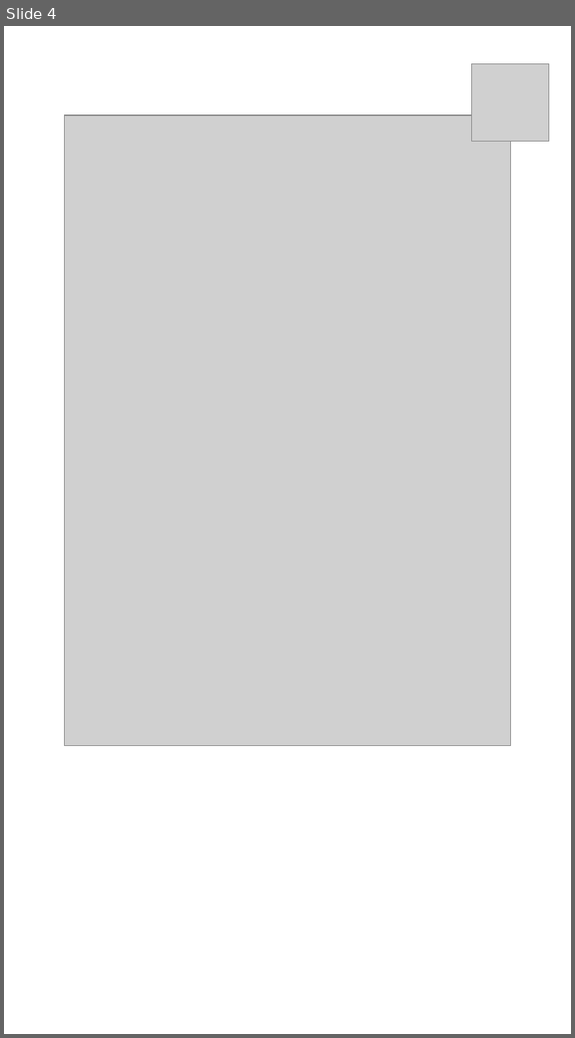
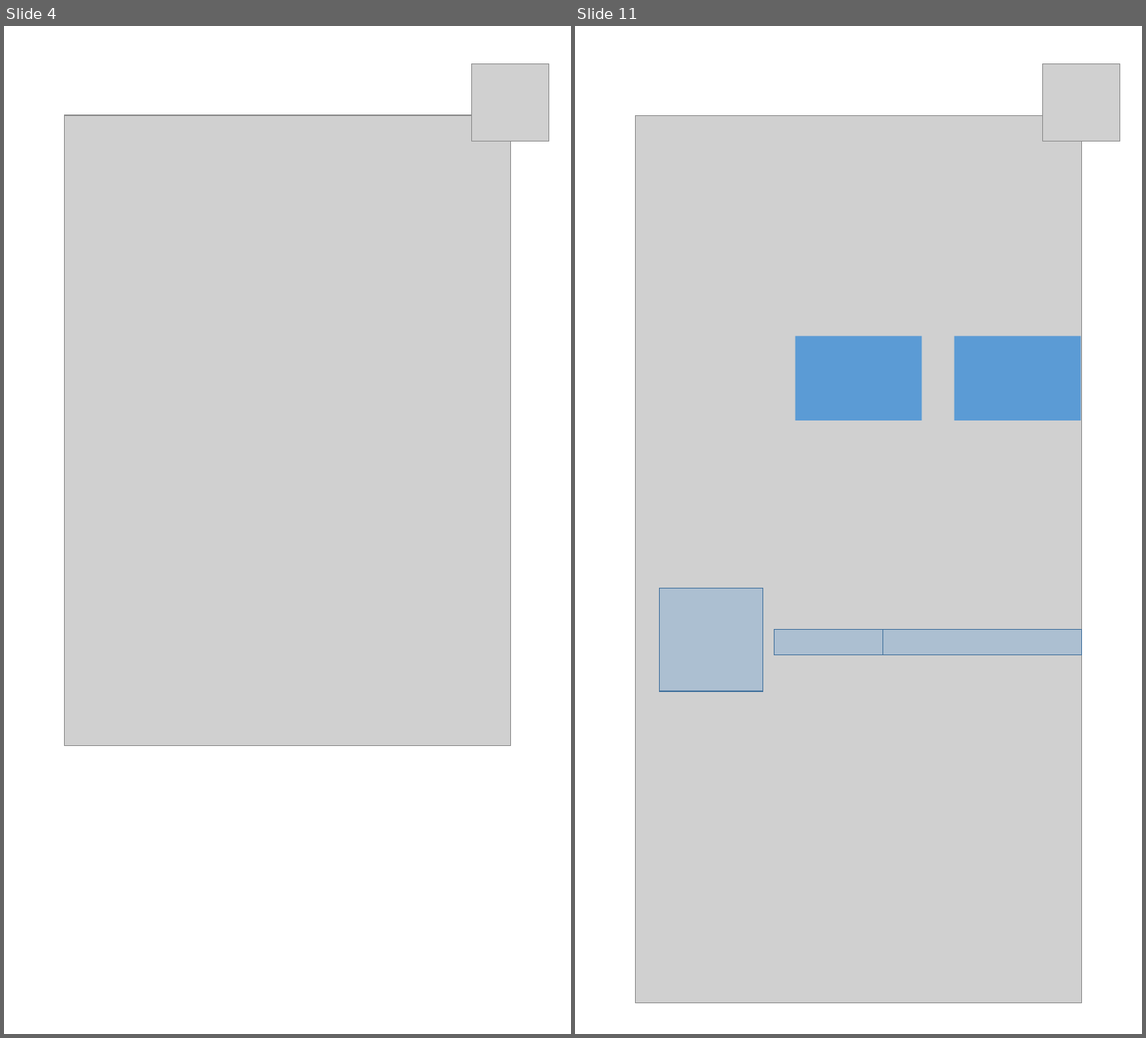
Before and after one commit to BramKel/HSAI-Prototype-1, a slide deck: Prototype.pptx. Shown side by side, each under a label of ours: slide 4 before the commit, slides 4 and 11 after it; the slides between them are not shown. The pictures are 575x1038 and 1146x1038 pixels, drawn with LibreOffice and Linux fonts; fonts in the diff are those of the drawing; grey boxes stand for pictures. Boxes give left, top, right and bottom in pixels: in the first picture for what was removed or moved away, otherwise in the second. Text is boxed around its words. In the diff, an @@ line names an element or a change of style, - is before the commit and + after.

```diff
--- a/Prototype.pptx
+++ b/Prototype.pptx
@@ slide 11 added at box(575, 26, 1142, 1034), background #FFFFFF @@
@@ picture added at box(1043, 64, 1121, 142) @@
@@ picture added at box(636, 115, 1081, 1002) @@
@@ rectangle added at box(795, 336, 922, 420), fill #5B9BD5 @@
@@ rectangle added at box(955, 336, 1081, 420), fill #5B9BD5 @@
@@ rectangle added at box(660, 588, 763, 691), fill #5B9BD5 at 30% opacity, outline #43739E 1 pt @@
@@ rectangle added at box(774, 629, 883, 654), fill #5B9BD5 at 30% opacity, outline #43739E 1 pt @@
@@ rectangle added at box(883, 629, 1081, 654), fill #5B9BD5 at 30% opacity, outline #43739E 1 pt @@
```
Also in this commit, not shown: 1 slide changed, 22 other slides added, 2 slides removed, 1 other file.
